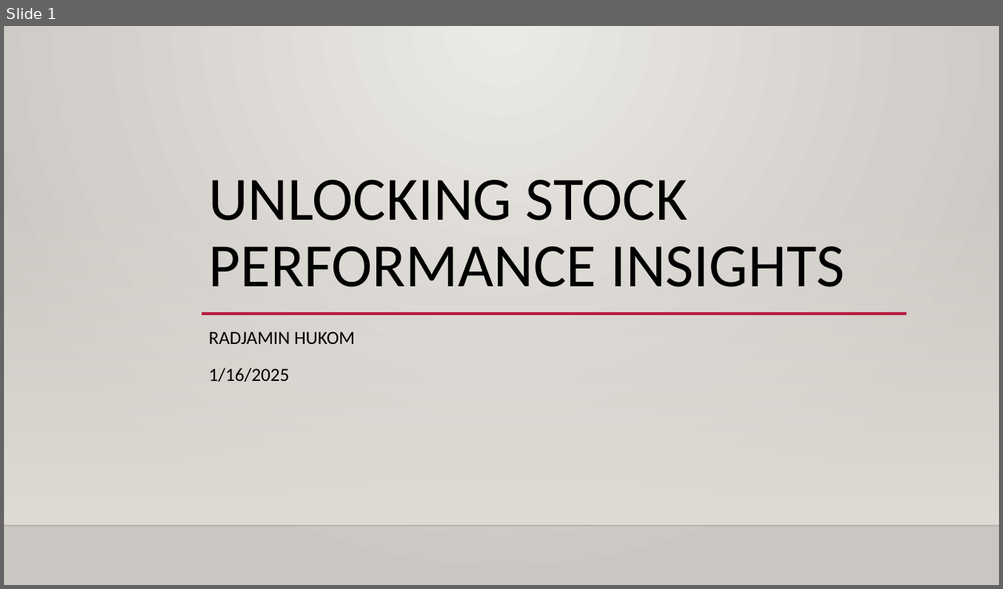
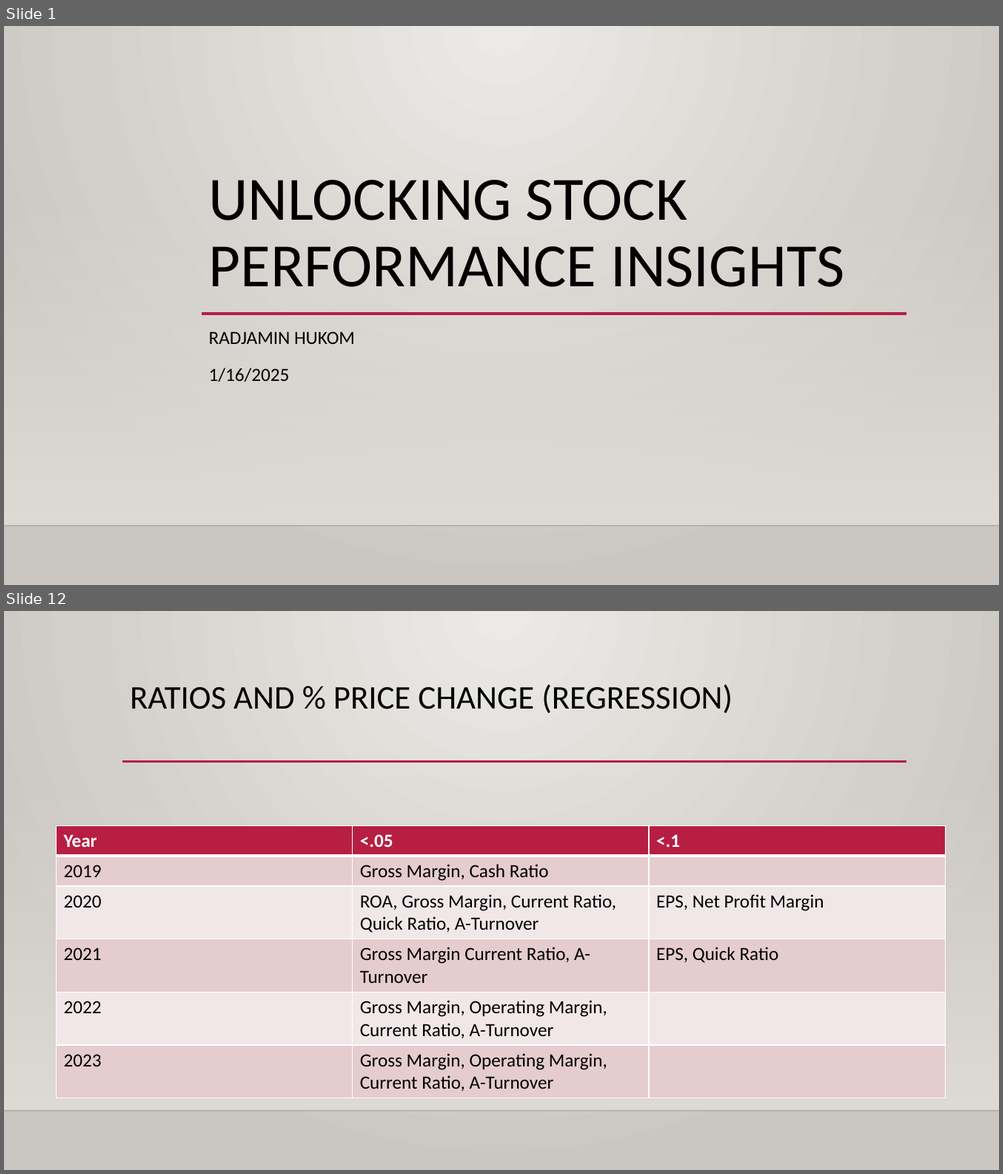
Before and after one commit to Iingxaki/Key-Financial-Indicators-Stock-Forecasting-DS450, a slide deck: Unlocking Stock Performance Insights.pptx. Shown one above the other, each under a label of ours: slide 1 before the commit, slides 1 and 12 after it; the slides between them are not shown. The pictures are 1003x589 and 1003x1174 pixels, drawn with LibreOffice and Linux fonts; fonts in the diff are those of the drawing; background and template pictures are left out. Boxes give left, top, right and bottom in pixels: in the first picture for what was removed or moved away, otherwise in the second. Text is boxed around its words. In the diff, an @@ line names an element or a change of style, - is before the commit and + after.

```diff
--- a/Unlocking Stock Performance Insights.pptx
+++ b/Unlocking Stock Performance Insights.pptx
@@ slide 12 added at (4, 611, 999, 1170), background gradient #ECEAE7 to #CAC7C1; not listed: 2 template elements that a slide beside it also shows @@
@@ title added at (130, 684, 732, 713), 32 pt, text #000000 @@
+RATIOS AND % PRICE CHANGE (REGRESSION)
@@ line added from (122, 762) to (907, 762), #B71E42 2.5 pt @@
@@ table added at (57, 826, 945, 1095), 6 rows, 3 columns @@
+Year | <.05 | <.1
+2019 | Gross Margin, Cash Ratio | 
+2020 | ROA, Gross Margin, Current Ratio, Quick Ratio, A-Turnover | EPS, Net Profit Margin
+2021 | Gross Margin Current Ratio, A-Turnover | EPS, Quick Ratio
+2022 | Gross Margin, Operating Margin, Current Ratio, A-Turnover | 
+2023 | Gross Margin, Operating Margin, Current Ratio, A-Turnover | 
```
Also in this commit, not shown: 3 slides changed, 15 other slides added, 2 slides removed.
